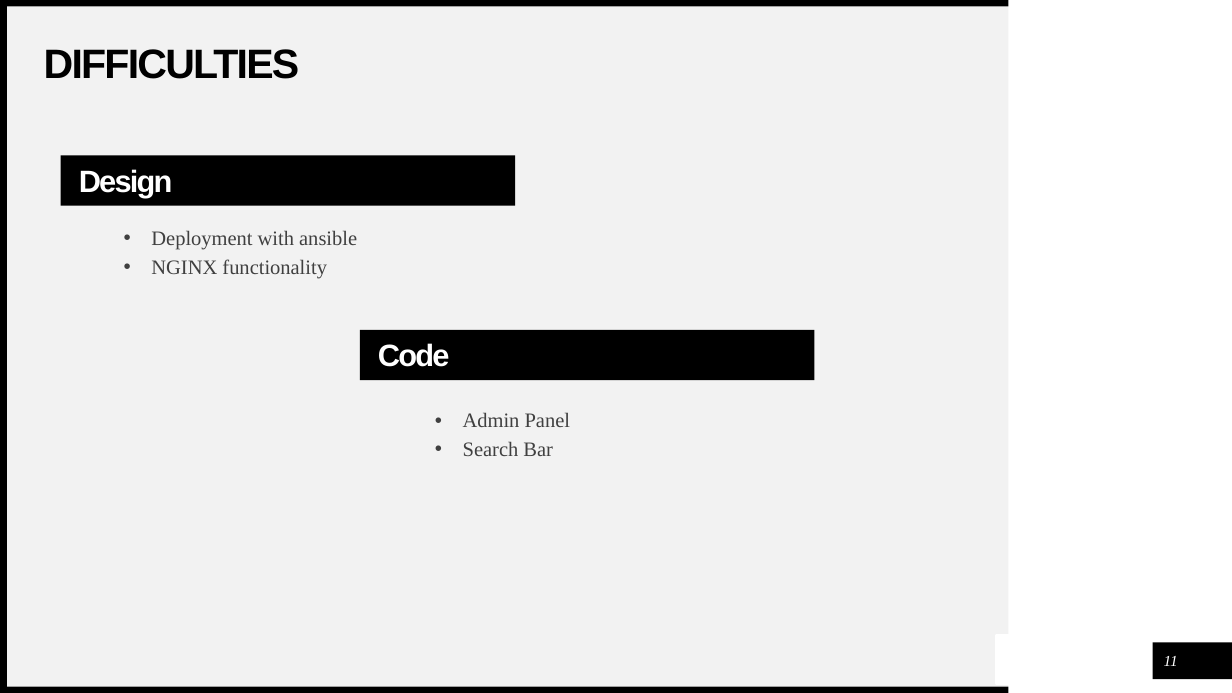
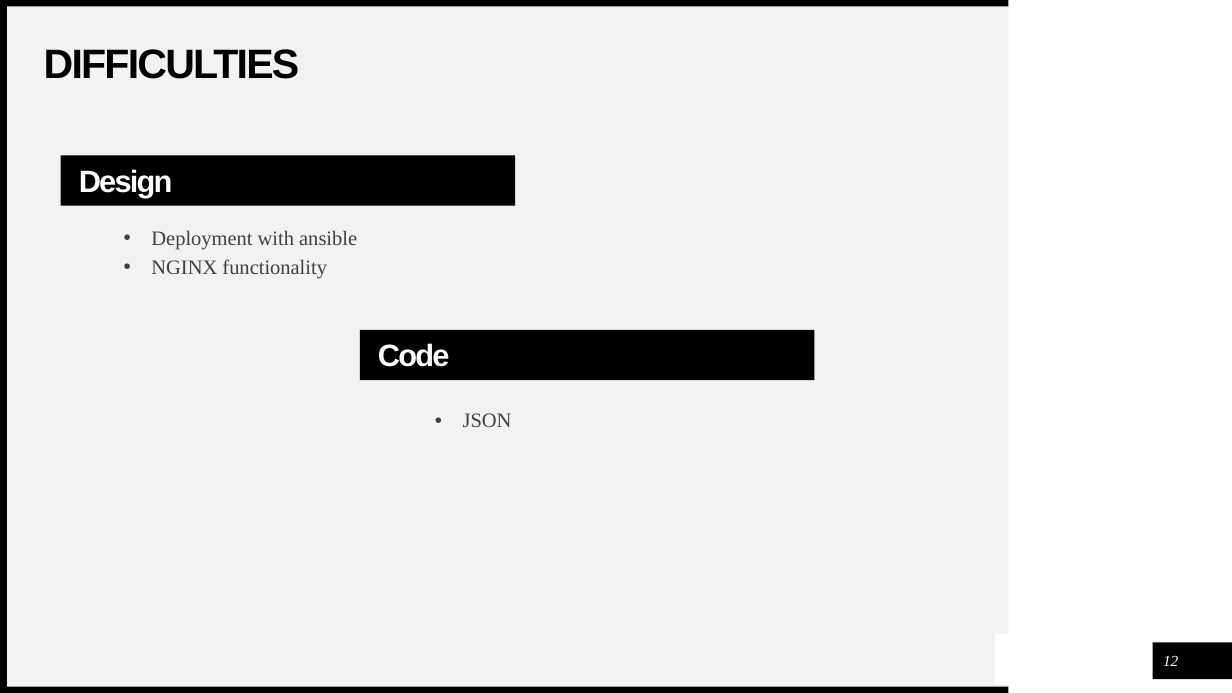
Before and after one commit to Marbul83/PiersProject, a slide deck: slide 12 of Media/DnDPresent.pptx (slide 11 before the commit). Drawn at 1232x693 pixels with LibreOffice and Linux fonts; fonts in the diff are those of the drawing. Boxes give left, top, right and bottom in pixels: in the first picture for what was removed or moved away, otherwise in the second. Text is boxed around its words. In the diff, an @@ line names an element or a change of style, - is before the commit and + after.

```diff
--- a/Media/DnDPresent.pptx
+++ b/Media/DnDPresent.pptx
@@ text at bbox=[463, 413, 512, 427]: text changed @@
-  • Admin Panel
-  • Search Bar
+  • JSON
@@ page number at bbox=[1163, 656, 1178, 666]: text changed @@
-11
+12
```
Also in this commit, not shown: 2 other slides changed, 1 slide added, 1 other file.
